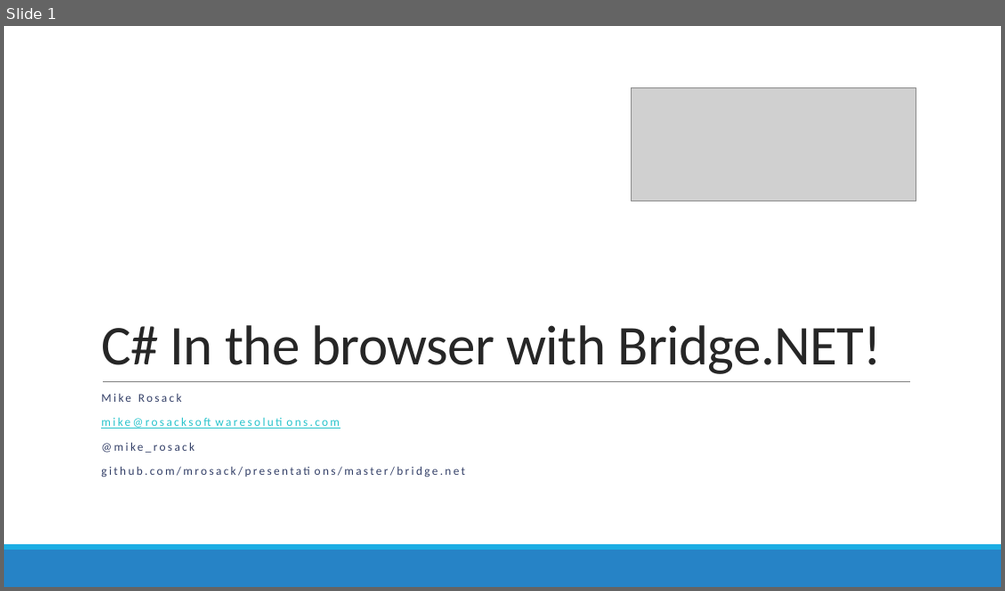
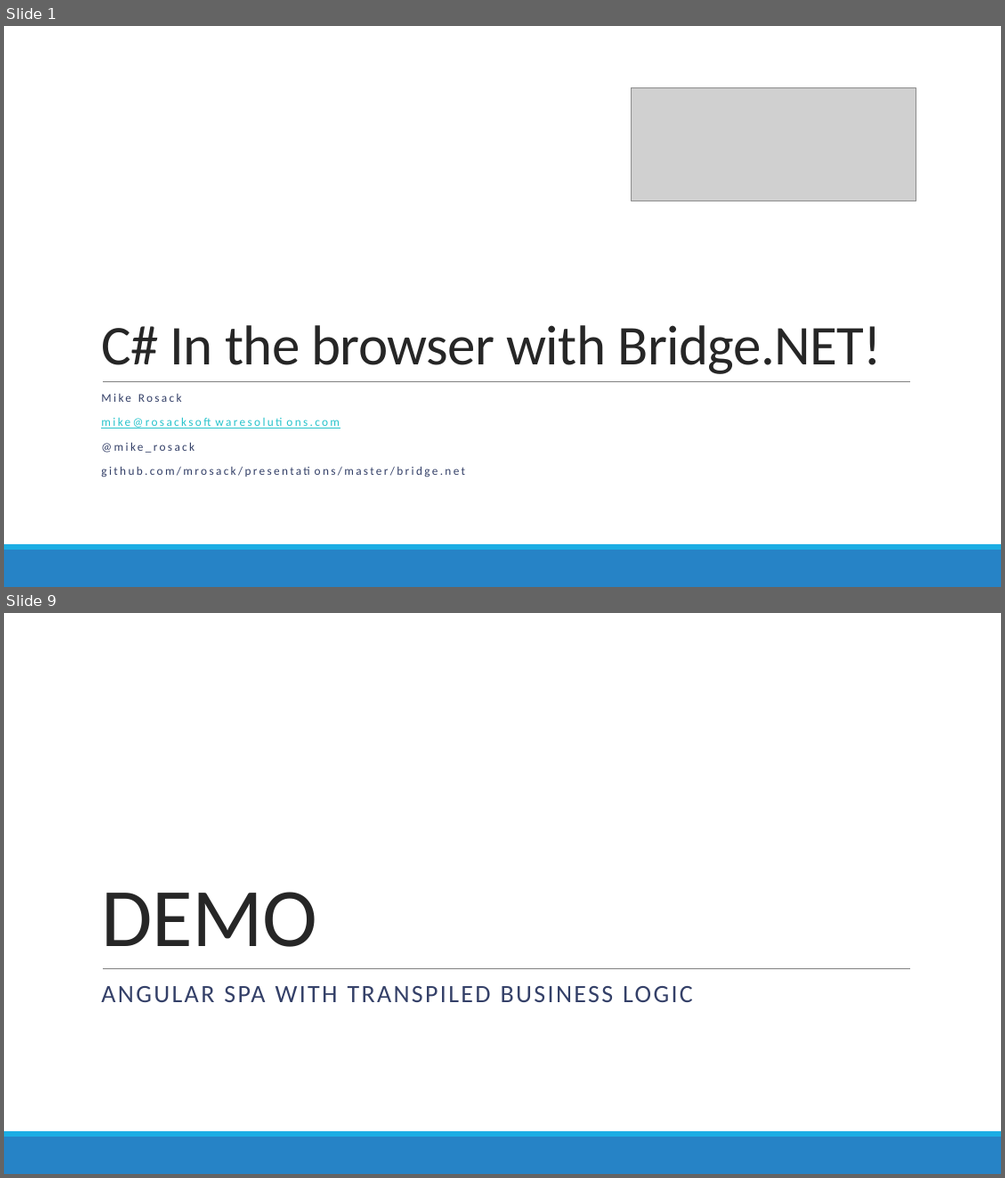
Before and after one commit to mrosack/presentations, a slide deck: bridge.net/bridge-net.pptx. Shown one above the other, each under a label of ours: slide 1 before the commit, slides 1 and 9 after it; the slides between them are not shown. The pictures are 1005x591 and 1005x1178 pixels, drawn with LibreOffice and Linux fonts; fonts in the diff are those of the drawing; grey boxes stand for pictures. Boxes give left, top, right and bottom in pixels: in the first picture for what was removed or moved away, otherwise in the second. Text is boxed around its words. In the diff, an @@ line names an element or a change of style, - is before the commit and + after.

```diff
--- a/bridge.net/bridge-net.pptx
+++ b/bridge.net/bridge-net.pptx
@@ slide 9 added at bbox=[4, 613, 1001, 1174], background #FFFFFF; not listed: 3 template elements that a slide beside it also shows @@
@@ title added at bbox=[101, 892, 317, 947], 80 pt, text #262626 @@
+DEMO
@@ subtitle added at bbox=[101, 986, 693, 1002], 24 pt, text #344068 @@
+ANGULAR SPA WITH TRANSPILED BUSINESS LOGIC
```
Also in this commit, not shown: 11 other slides added, 1 slide removed.
